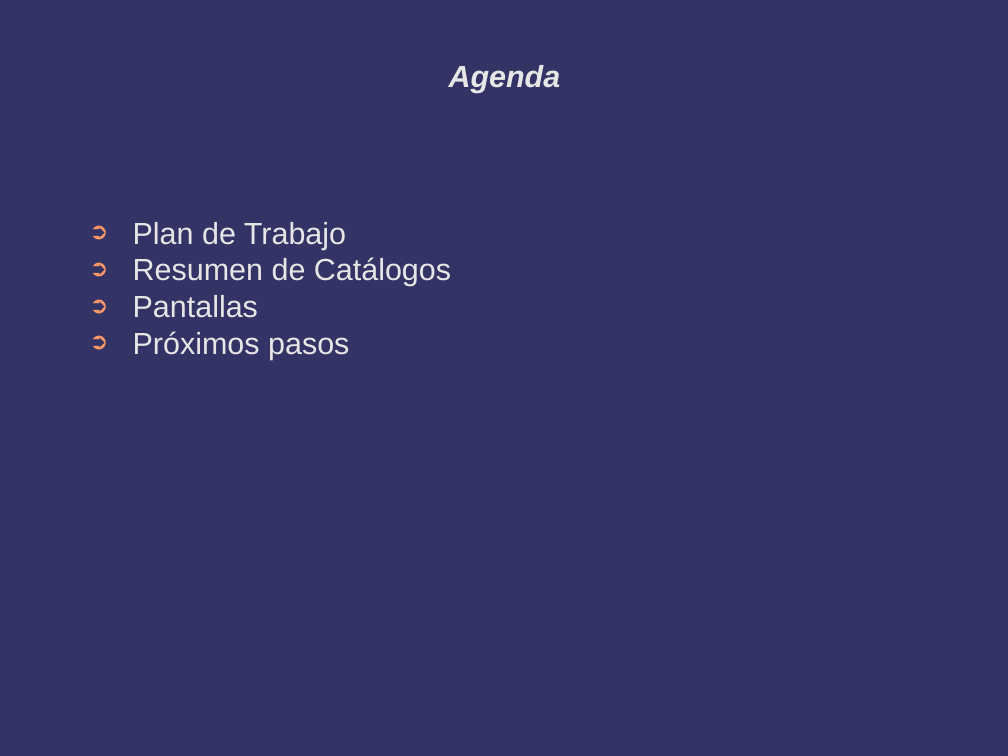
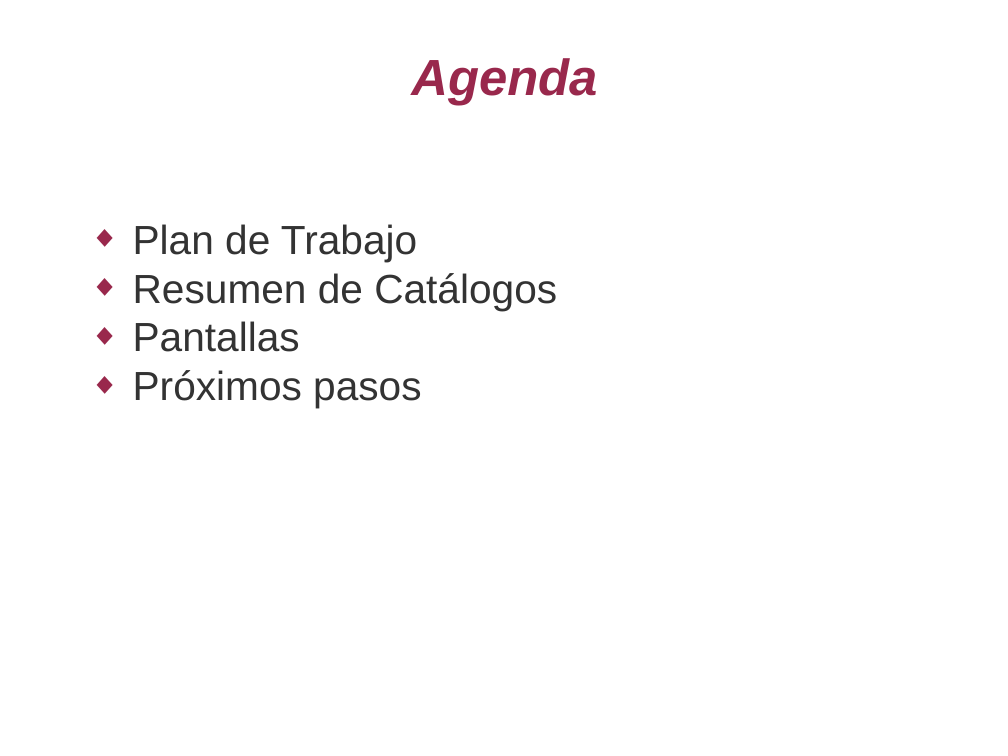
Before and after one commit to jas12345/ASN, a slide deck: slide 2 of Documentos/Avances ASN 20190321.odp. Drawn at 1008x756 pixels with LibreOffice and Linux fonts; fonts in the diff are those of the drawing; background and template pictures are left out. Boxes give left, top, right and bottom in pixels: in the first picture for what was removed or moved away, otherwise in the second. Text is boxed around its words. In the diff, an @@ line names an element or a change of style, - is before the commit and + after.

```diff
--- a/Documentos/Avances ASN 20190321.odp
+++ b/Documentos/Avances ASN 20190321.odp
@@ background #333366 to #FFFFFF @@
@@ title "Agenda" at (411,58,597,105): size 24 to 40 pt, text colour #E6E6E6 to #99284C @@
@@ text "Plan de Trabajo" at (133,224,557,408): size 24 to 32 pt, text colour #E6E6E6 to #333333; bullet ➲ to ◆; bullet colour #FF9966 to #99284C @@
```
Also in this commit, not shown: 5 other slides changed, 23 slides added, 2 slides removed, 1 other file.
